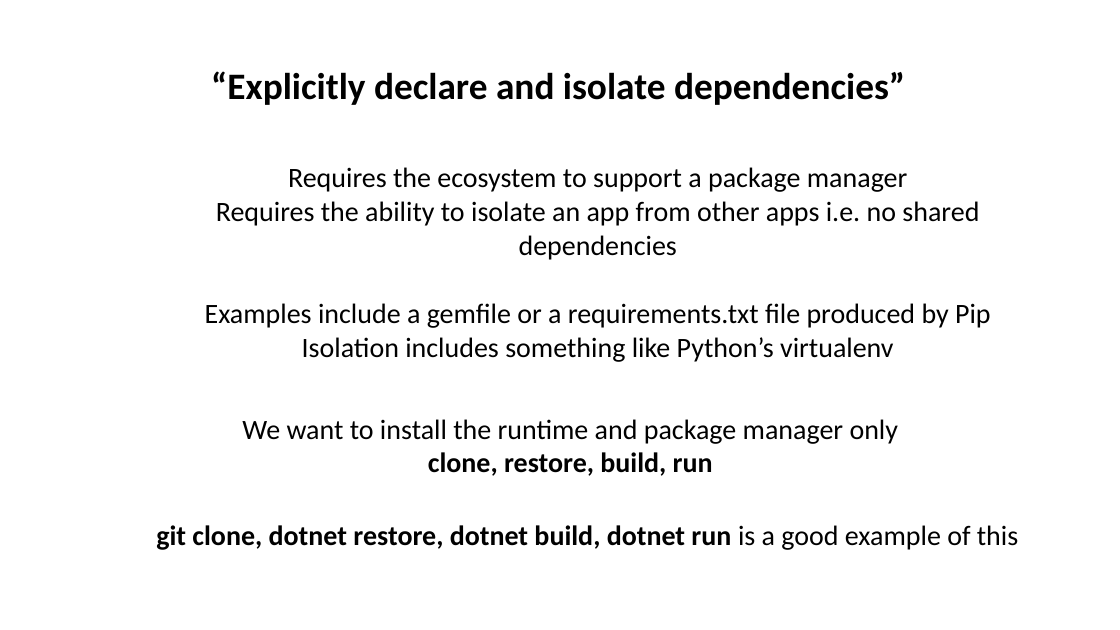
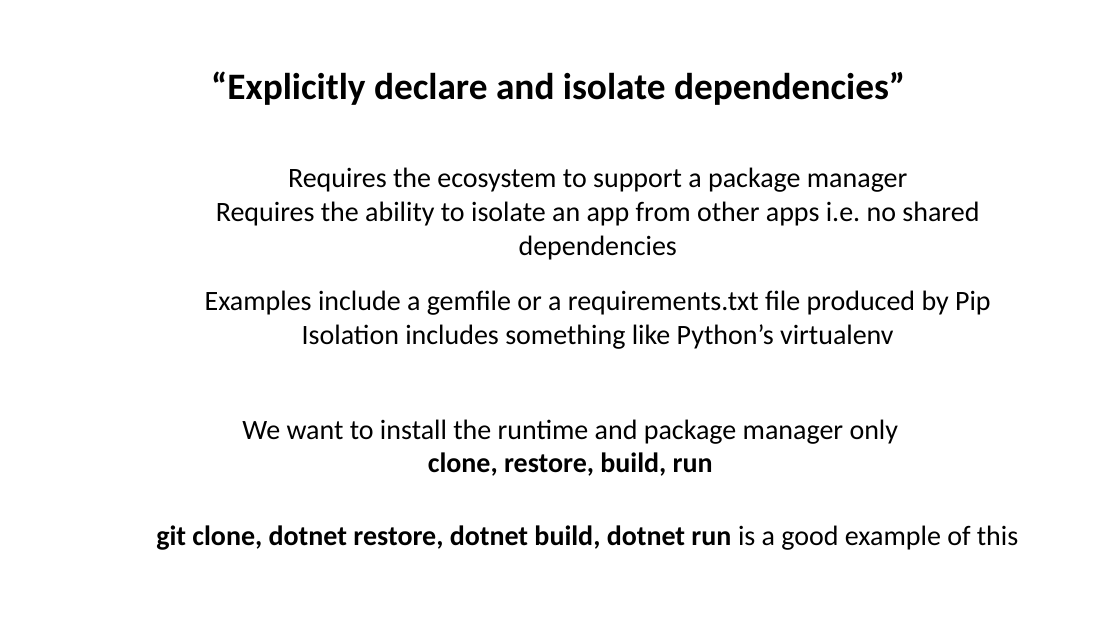
Before and after one commit to iancooper/Presentations, a slide deck: slide 45 of 12-factor apps in .NET (Short).pptx (slide 41 before the commit). Drawn at 1120x630 pixels with LibreOffice and Linux fonts; fonts in the diff are those of the drawing. Boxes give left, top, right and bottom in pixels: in the first picture for what was removed or moved away, otherwise in the second. Text is boxed around its words. In the diff, an @@ line names an element or a change of style, - is before the commit and + after.

```diff
--- a/12-factor apps in .NET (Short).pptx
+++ b/12-factor apps in .NET (Short).pptx
@@ text "Examples include a gemfile or ...": place and size @@
-text "Examples include a gemfile or ..." at [205, 303, 991, 362]
+text "Examples include a gemfile or ..." at [205, 290, 991, 349]
```
Also in this commit, not shown: 2 other slides changed, 4 slides added, 1 slide removed.
